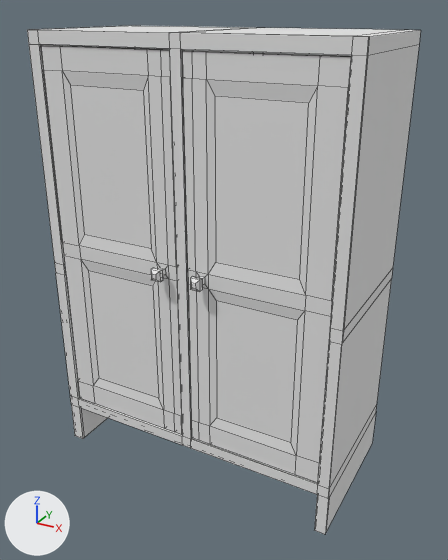
A saved change to the FBX model Content/3DModels/armoire.fbx.
Both versions are drawn from a 50 mm lens placed at (1.29, -2.68, 2.08), pointed at (0.03, -0.4, 0.94). Lighting does not change. The marker at lower left points along +X, +Y and +Z. Mesh edges are drawn as thin lines. Where no turn or scale is listed for an object, it has been applied to the vertices.
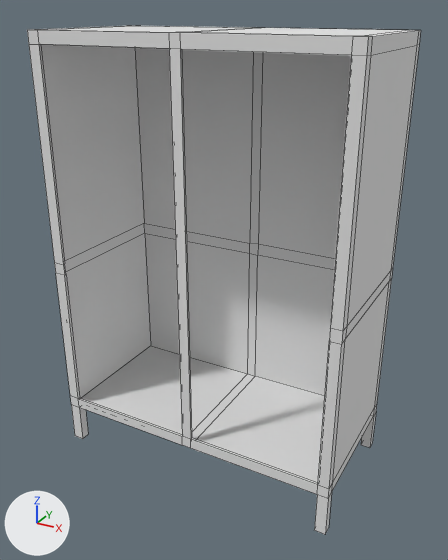
Where the newer file only moved an object's origin or applied its transform, the numbers keep the older frame.

Pixel boxes [x1, y1, x2, y2] of what changed, in the pictures (448 x 560 px):
'Cube.011', deleted
    before: [182, 51, 351, 483]
'Cube.009', deleted
    before: [40, 46, 182, 435]
part 1 of me_cube, built on
    both: [30, 26, 421, 534]

What changed in the scene script:
```text
Change me_cube:
    used by ob_cube; location = (0.0, -0.355, 1.1)
    remove me_cube.from_pydata(...)  # 140 vertices, 140 faces; spans x -0.7..0.7, y -0.35..0.35, z -1.1..0.9
    add me_cube.from_pydata(...)  # 164 vertices, 164 faces; spans x -0.7..0.7, y -0.35..0.35, z -1.1..0.9
    me_cube part 1
    24 faces are deleted
    24 vertices in x -0.7..0.7, y -0.34, z -1.1..0.9 move by (0.0, 0.03, 0.0)
    24 new vertices lie (0.0, -0.04, 0.0) away from vertices in x -0.7..0.7, y 0.35, z -1.1..0.9
    48 new faces join them
Remove ob_cube_011:
    ob_cube_011 = bpy.data.objects.new('Cube.011', me_cube_017)
    ob_cube_011.location = (0.327, -0.691, 1.619)
    ob_cube_011.rotation_euler = (-3.142, 0.0, 0.0)  # degrees (-180, 0, 0)
    ob_cube_011.scale = (-0.321, -0.00822, -0.321)
Remove ob_cube_009:
    ob_cube_009 = bpy.data.objects.new('Cube.009', me_cube_016)
    ob_cube_009.location = (-0.322, -0.691, 1.619)
```
